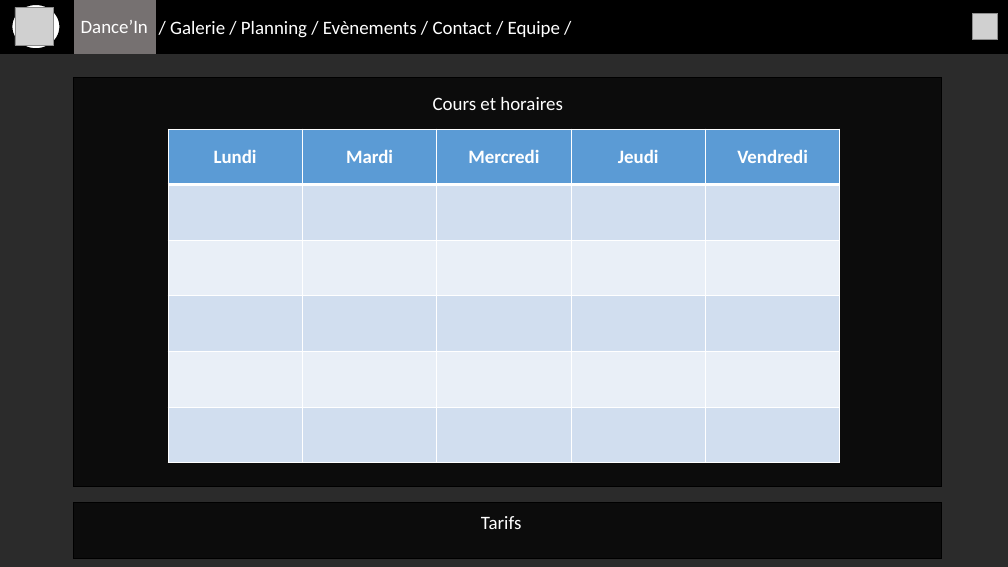
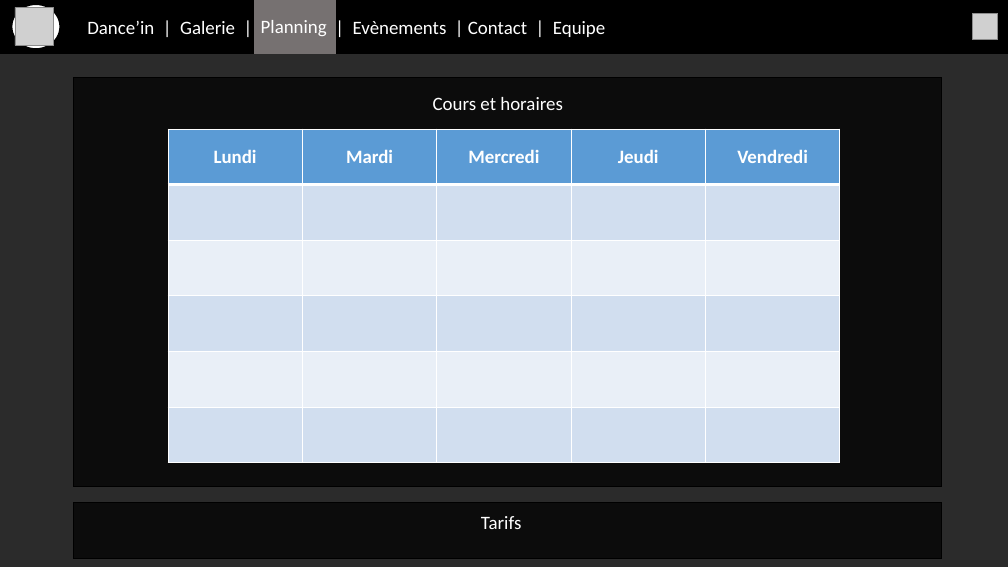
Before and after one commit to GuilhemS/dance-in, a slide deck: slide 3 of Conception/Conception.pptx. Drawn at 1008x567 pixels with LibreOffice and Linux fonts; fonts in the diff are those of the drawing; grey boxes stand for pictures; background and template pictures are left out; a plain dark background stands for a picture behind light text. Boxes give left, top, right and bottom in pixels: in the first picture for what was removed or moved away, otherwise in the second. Text is boxed around its words. In the diff, an @@ line names an element or a change of style, - is before the commit and + after.

```diff
--- a/Conception/Conception.pptx
+++ b/Conception/Conception.pptx
@@ text in rectangle at <box>87,21,605,37</box>: text changed @@
-Dance’in / Galerie / Planning / Evènements / Contact / Equipe /
+Dance’in | Galerie | Planning | Evènements | Contact | Equipe
@@ rectangle: place and size @@
-rectangle at <box>75,0,155,53</box>
+rectangle at <box>255,0,335,53</box>
@@ text at <box>261,20,327,36</box>: text changed @@
-Dance’In
+Planning
```
Also in this commit, not shown: 2 other slides changed, 3 slides added, 1 slide removed, 1 other file.
